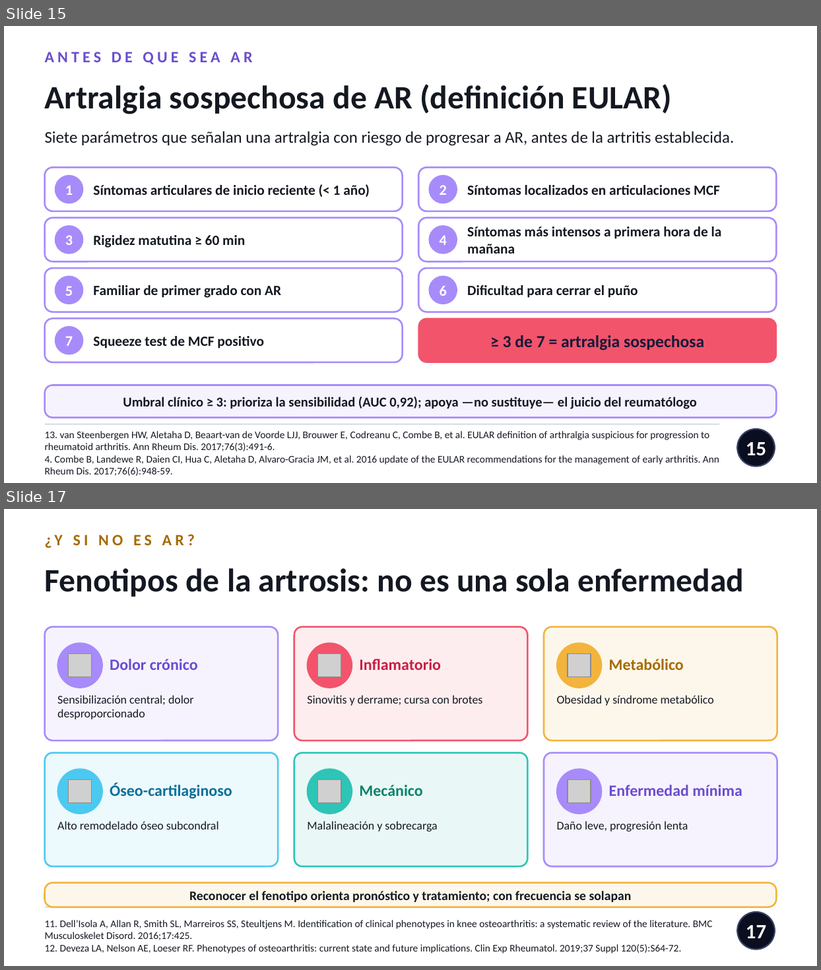
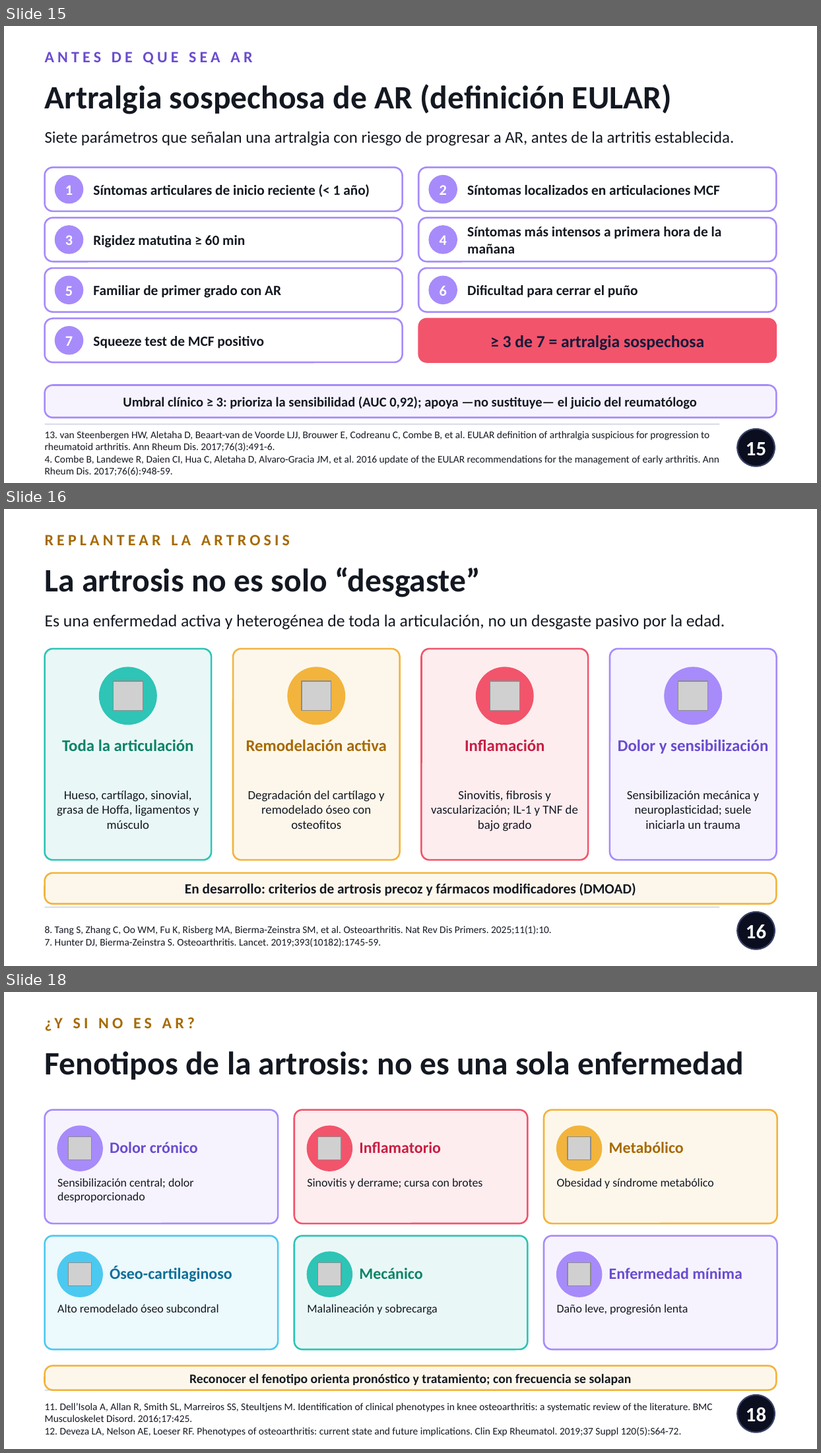
Before and after one commit to nestor120512/nes, a slide deck: Dx_AR_vs_artrosis.pptx. Shown one above the other, each under a label of ours: slides 15 and 17 before the commit, slides 15, 16 and 18 after it; the slides between them are not shown. The pictures are 821x970 and 821x1453 pixels, drawn with LibreOffice and Linux fonts; fonts in the diff are those of the drawing; grey boxes stand for pictures. Boxes give left, top, right and bottom in pixels: in the first picture for what was removed or moved away, otherwise in the second. Text is boxed around its words. In the diff, an @@ line names an element or a change of style, - is before the commit and + after.

```diff
--- a/Dx_AR_vs_artrosis.pptx
+++ b/Dx_AR_vs_artrosis.pptx
@@ slide 16 added at (4,509,817,966), background #FFFFFF @@
@@ text added at (45,535,290,545), 14 pt, text #A66A00, bold @@
+REPLANTEAR LA ARTROSIS
@@ text added at (45,567,481,597), 29 pt, text #141821, bold @@
+La artrosis no es solo “desgaste”
@@ text added at (45,615,725,630), 15 pt, text #141821 @@
+Es una enfermedad activa y heterogénea de toda la articulación, no un desgaste pasivo por la edad.
@@ rounded rectangle added at (45,649,211,860), fill #2EC4B6 at 10% opacity, outline #2EC4B6 1.5 pt @@
@@ rounded rectangle added at (233,649,400,860), fill #F2B43C at 10% opacity, outline #F2B43C 1.5 pt @@
@@ rounded rectangle added at (421,649,588,860), fill #F2546B at 10% opacity, outline #F2546B 1.5 pt @@
@@ rounded rectangle added at (610,649,776,860), fill #A78BFA at 10% opacity, outline #A78BFA 1.5 pt @@
@@ ellipse added at (100,667,157,724), fill #2EC4B6, outline #2EC4B6 1 pt @@
@@ picture added at (113,681,142,711) @@
@@ ellipse added at (288,667,345,724), fill #F2B43C, outline #F2B43C 1 pt @@
@@ picture added at (302,681,331,711) @@
@@ ellipse added at (477,667,533,724), fill #F2546B, outline #F2546B 1 pt @@
@@ picture added at (490,681,519,711) @@
@@ ellipse added at (665,667,722,724), fill #A78BFA, outline #A78BFA 1 pt @@
@@ picture added at (678,681,708,711) @@
@@ text added at (62,739,194,751), 14.5 pt, text #0C8368, bold @@
+Toda la articulación
@@ text added at (246,739,387,751), 14.5 pt, text #A66A00, bold @@
+Remodelación activa
@@ text added at (465,739,545,751), 14.5 pt, text #C81E43, bold @@
+Inflamación
@@ text added at (618,739,768,754), 14.5 pt, text #6A4CCF, bold @@
+Dolor y sensibilización
@@ text added at (57,791,199,829), 11 pt, text #141821 @@
+Hueso, cartílago, sinovial, grasa de Hoffa, ligamentos y músculo
@@ text added at (248,791,385,829), 11 pt, text #141821 @@
+Degradación del cartílago y remodelado óseo con osteofitos
@@ text added at (431,791,578,832), 11 pt, text #141821 @@
+Sinovitis, fibrosis y vascularización; IL-1 y TNF de bajo grado
@@ text added at (627,791,760,829), 11 pt, text #141821 @@
+Sensibilización mecánica y neuroplasticidad; suele iniciarla un trauma
@@ rounded rectangle added at (45,873,776,904), fill #F2B43C at 10% opacity, outline #F2B43C 1.5 pt @@
@@ text added at (185,883,636,896), 12.5 pt, text #141821, bold @@
+En desarrollo: criterios de artrosis precoz y fármacos modificadores (DMOAD)
@@ line added from (45, 908) to (719, 908), #C4CCE0 0.75 pt @@
@@ ellipse added at (737,912,775,950), fill #0A0E1F, outline #3A4165 1.25 pt @@
@@ text added at (45,926,552,947), 9 pt, text #141821 @@
+8. Tang S, Zhang C, Oo WM, Fu K, Risberg MA, Bierma-Zeinstra SM, et al. Osteoarthritis. Nat Rev Dis Primers. 2025;11(1):10.
+7. Hunter DJ, Bierma-Zeinstra S. Osteoarthritis. Lancet. 2019;393(10182):1745-59.
@@ page number added at (746,925,766,939), 18 pt, text #FFFFFF, bold @@
+16
@@ what was slide 17 is now slide 18 @@
@@ page number at (746,1407,766,1422): text changed @@
-17
+18
```
Also in this commit, not shown: 9 slides changed.
